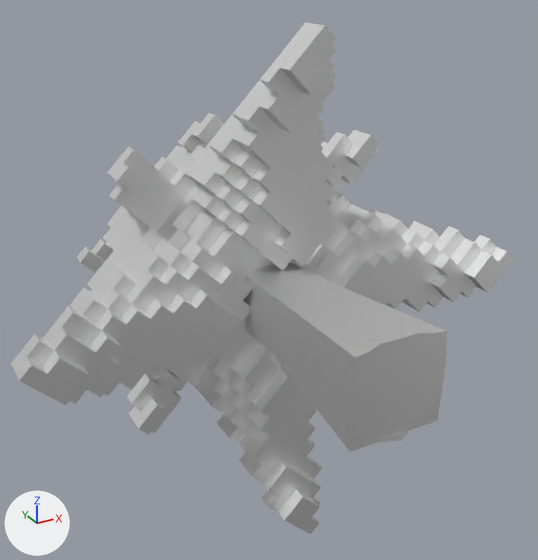
A saved change to the FBX model OperationCoffeeShop/Assets/Art and Design/Models/brandons/tree_01.fbx.
Rendered twice from a 50 mm camera at (-9.48, -11.25, 8.97) aimed at (0.9, 7.62, -0.46). Every picture has the same lights, and +X, +Y and +Z are marked at lower left. Where no turn or scale is listed for an object, it has been applied to the vertices.

The first picture shows 'tree'.
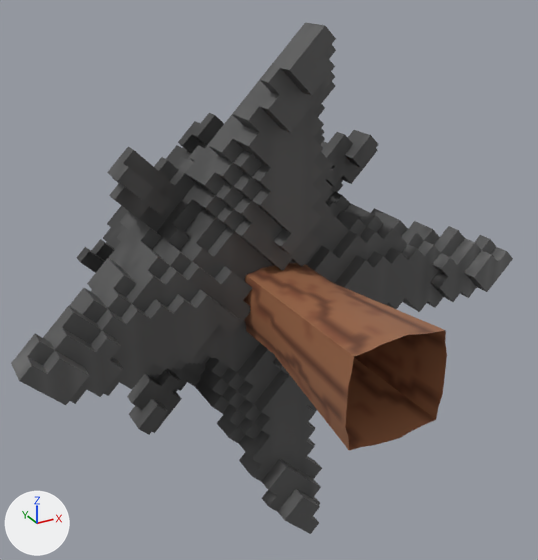
The newer file is also turned or shifted as a whole; pictures and numbers use the older file's frame.

Patch to the scene script:
```diff
--- a/OperationCoffeeShop/Assets/Art and Design/Models/brandons/tree_01.fbx.py
+++ b/OperationCoffeeShop/Assets/Art and Design/Models/brandons/tree_01.fbx.py
@@ img_log_texture_png @@
+img_log_texture_png = load_image('Log_Texture.png', '_unpacked/Log_Texture.png', 64, 64, 'sRGB')
@@ img_treetext1_tif_png @@
+img_treetext1_tif_png = load_image('TreetExt1.tif.png', '_unpacked/TreetExt1.tif.png', 64, 64, 'sRGB')
@@ mat_material_005 @@
 n0 = _N.new('ShaderNodeBsdfPrincipled'); n0.name = 'Principled BSDF'
-n0.inputs[1].default_value = 1.0  # 'Metallic'
-n0.inputs[2].default_value = 0.553  # 'Roughness'
 n1 = _N.new('ShaderNodeOutputMaterial'); n1.name = 'Material Output'
+n2 = _N.new('ShaderNodeTexImage'); n2.name = 'Image Texture'
+n2.image = img_treetext1_tif_png
+n3 = _N.new('ShaderNodeUVMap'); n3.name = 'UV Map'
+n4 = _N.new('ShaderNodeMapping'); n4.name = 'Mapping'
+n4.vector_type = 'TEXTURE'
+n4.inputs[1].default_value = (0.0, -1.0, 0.0)  # 'Location'
 _L.new(n0.outputs[0], n1.inputs[0])  # 'BSDF' to 'Surface'
+_L.new(n3.outputs[0], n4.inputs[0])  # 'UV' to 'Vector'
+_L.new(n4.outputs[0], n2.inputs[0])  # 'Vector' to 'Vector'
+_L.new(n2.outputs[0], n0.inputs[0])  # 'Color' to 'Base Color'
+_L.new(n2.outputs[1], n0.inputs[4])  # 'Alpha' to 'Alpha'
@@ mat_material_004 @@
 n0 = _N.new('ShaderNodeBsdfPrincipled'); n0.name = 'Principled BSDF'
-n0.inputs[1].default_value = 1.0  # 'Metallic'
-n0.inputs[2].default_value = 0.553  # 'Roughness'
 n1 = _N.new('ShaderNodeOutputMaterial'); n1.name = 'Material Output'
+n2 = _N.new('ShaderNodeTexImage'); n2.name = 'Image Texture'
+n2.image = img_log_texture_png
+n3 = _N.new('ShaderNodeUVMap'); n3.name = 'UV Map'
+n4 = _N.new('ShaderNodeMapping'); n4.name = 'Mapping'
+n4.vector_type = 'TEXTURE'
+n4.inputs[1].default_value = (0.0, -1.0, 0.0)  # 'Location'
 _L.new(n0.outputs[0], n1.inputs[0])  # 'BSDF' to 'Surface'
+_L.new(n3.outputs[0], n4.inputs[0])  # 'UV' to 'Vector'
+_L.new(n4.outputs[0], n2.inputs[0])  # 'Vector' to 'Vector'
+_L.new(n2.outputs[0], n0.inputs[0])  # 'Color' to 'Base Color'
+_L.new(n2.outputs[1], n0.inputs[4])  # 'Alpha' to 'Alpha'
@@ me_tree_01 @@
 # used by ob_tree; location = (0.0, 0.0, 0.0)
-me_tree_01.from_pydata(...)  # 2044 vertices, 4100 faces; spans x -7.5..7.5, y -0.1..16.7, z -7.5..7.4
+me_tree_01.from_pydata(...)  # 2009 vertices, 1993 faces; spans x -7.5..7.5, y 0.0..16.7, z -7.5..7.4
+# me_tree_01 part 1: 2 vertices moved from x 0.2, y -0.1, z -1.4..1.3 to x 0.2, y 0.0, z -1.4..1.3; 49 vertices removed from x -1.5..1.5, y 0.1..11.9, z -4.4..4.3; 13 vertices added at x -1.8..1.0, y 0.0..12.3, z -1.4..4.0
+# me_tree_01 part 2: 1 vertex added at x -6.2, y 4.8, z -0.3
+# me_tree_01 part 3: 104 kept faces spanning x -6.2..6.3, y 4.4..14.1, z -6.0..6.8 get new texture (UV) coordinates
 me_tree_01.materials.append(mat_material_005)
```

Changed parts and their boxes [x1, y1, x2, y2] in the pictures (538 x 560 px):
'tree', surface changed, reshaped (grey to black): [11, 23, 513, 534] in both
part 1 of me_tree_01, cut back: before [166, 130, 447, 459]; after [107, 149, 447, 447]
part 2 of me_tree_01, added: after [102, 317, 113, 396]
part 3 of me_tree_01, surface changed (grey to black): [85, 80, 441, 471] in both
